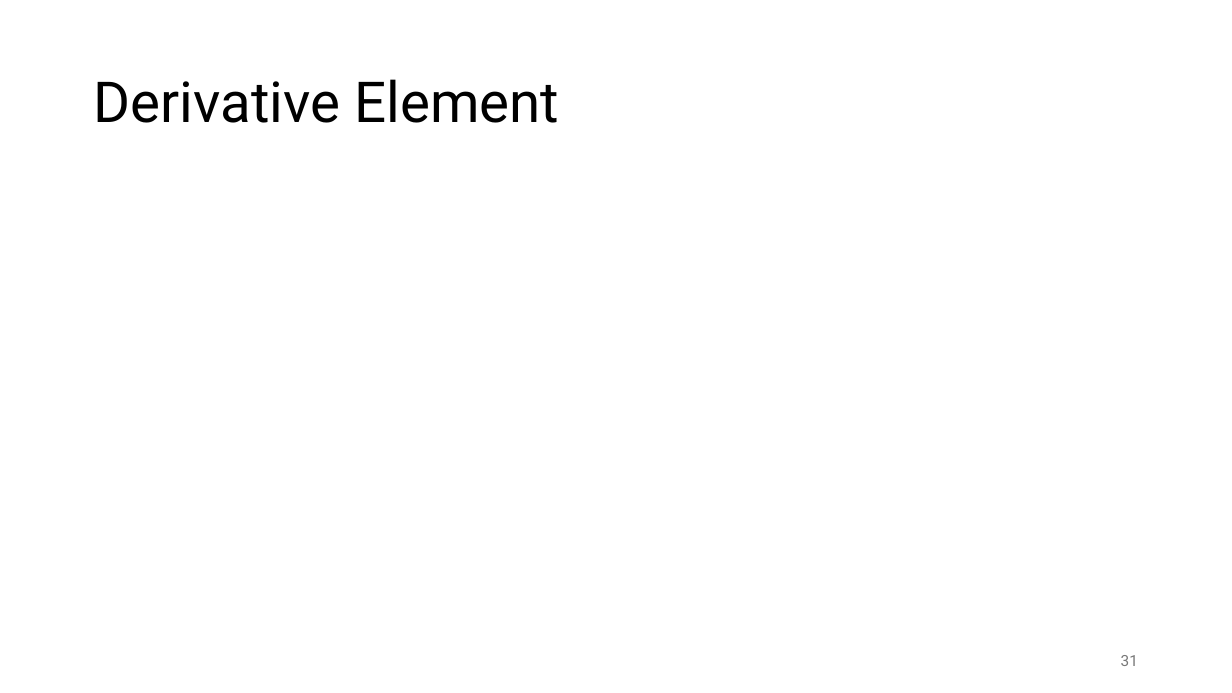
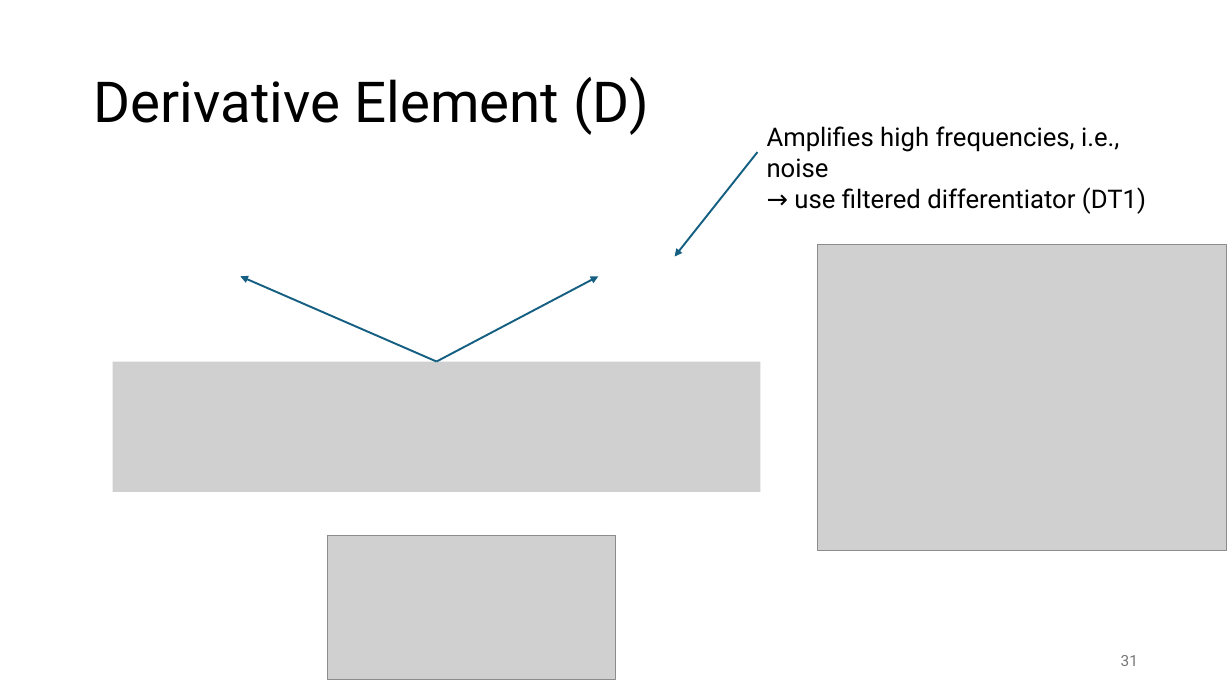
Before and after one commit to FelixWick/control_engineering, a slide deck: slide 31 of slides/3_Laplace.pptx. Drawn at 1232x693 pixels with LibreOffice and Linux fonts; fonts in the diff are those of the drawing; grey boxes stand for pictures. Boxes give left, top, right and bottom in pixels: in the first picture for what was removed or moved away, otherwise in the second. Text is boxed around its words. In the diff, an @@ line names an element or a change of style, - is before the commit and + after.

Commit message:
individual elements

```diff
--- a/slides/3_Laplace.pptx
+++ b/slides/3_Laplace.pptx
@@ title at <box>94,77,649,135</box>: text changed @@
-Derivative Element
+Derivative Element (D)
@@ text added at <box>767,126,1146,214</box>, 20 pt, text #000000 @@
+Amplifies high frequencies, i.e., noise
+→ use filtered differentiator (DT1)
@@ arrow added from (758, 152) to (675, 257), #156082 1.5 pt @@
@@ picture added at <box>818,244,1226,550</box> @@
@@ arrow added from (436, 361) to (240, 276), #156082 1.5 pt @@
@@ arrow added from (436, 361) to (599, 276), #156082 1.5 pt @@
@@ picture added at <box>113,361,761,492</box> @@
@@ picture added at <box>327,536,616,680</box> @@
```
Also in this commit, not shown: 4 other slides changed, 2 slides added, 1 slide removed.
